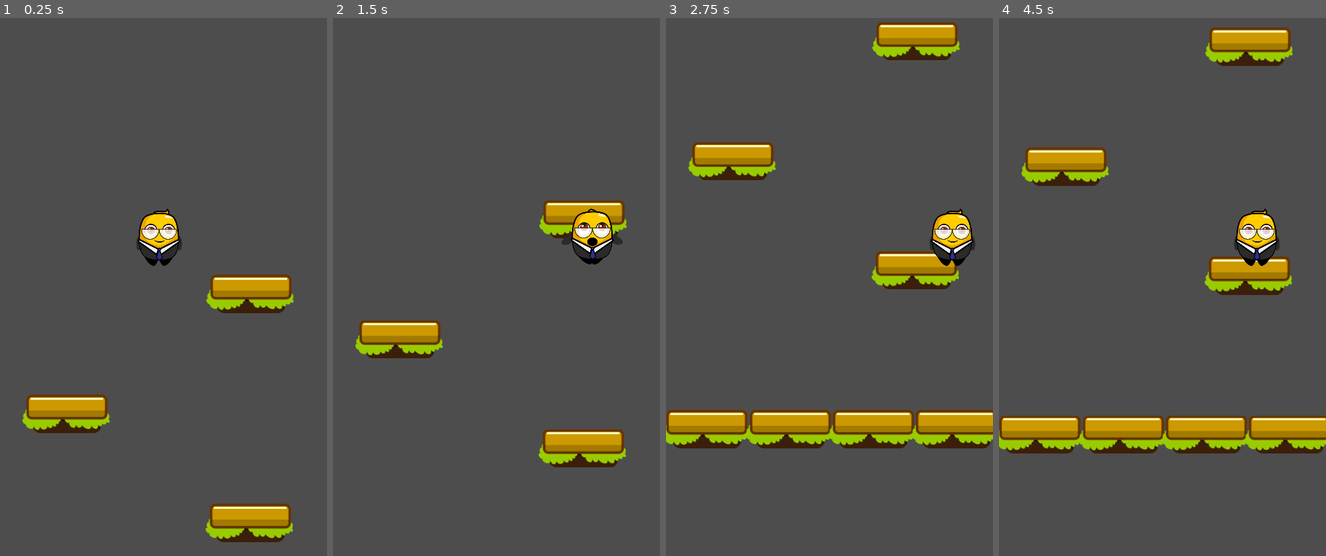
Above: before the commit, frames 1-4 (left to right).
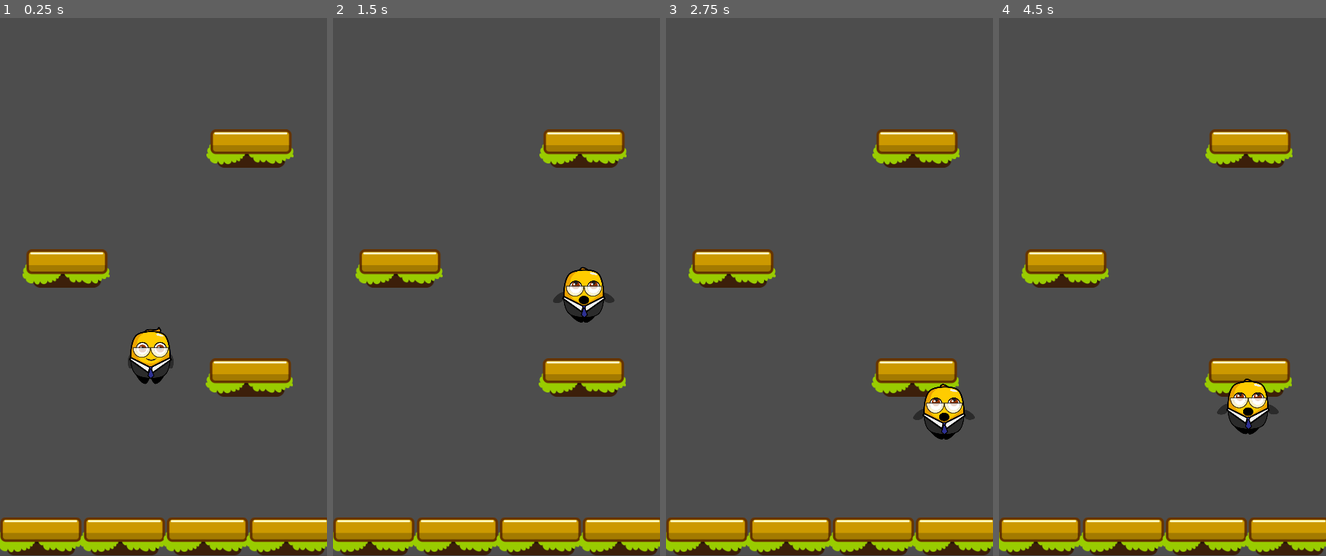
Above: after the commit, the same moments.

Repository: BlurryGames/JumperJam
Game: Godot game, scene res://scenes/main.tscn
Two runs of this game, one before a commit and one after it. Both use one fixed random seed, a clock stepped at 60 frames per second and the inputs below. The project has no main scene, so this scene is started directly.
Inputs:
- Up to frame 1 (0.25 s): no input
- Up to frame 2 (1.5 s): hold D (MoveRight) 0.53-1.28 s; hold A (MoveLeft) from 1.28 s (still down)
- Up to frame 3 (2.75 s): release A (MoveLeft) at 2.03 s; hold D (MoveRight) from 2.03 s (still down)
- Up to frame 4 (4.5 s): release D (MoveRight) at 3.53 s; hold A (MoveLeft) from 3.53 s (still down)

The runs differ from the first frame. In frame 1, 18% of the frame differs, in the area x 0-100%, y 20-100%; in frame 2, 19%; in frame 3, 25%; in frame 4, 25%, in the area x 0-100%, y 1-100%.

Commit message:
Section2: Mobile Gameplay / Lesson9: Camera Limits

Diff:
--- a/Scripts/GameCamera.gd
+++ b/Scripts/GameCamera.gd
@@ -2,8 +2,21 @@
 
 var player: Player = null
 
+var viewportSize: Vector2 = Vector2.ZERO
+
 func _ready()-> void:
-	global_position.x = get_viewport_rect().size.x * 0.5
+	viewportSize = get_viewport_rect().size
+	global_position.x = viewportSize.x * 0.5
+
+	limit_bottom = viewportSize.y
+	limit_left = 0.0
+	limit_right = viewportSize.x
+
+func _process(_delta: float)-> void:
+	if player:
+		var limitDistance: float = 420.0
+		if limit_bottom > player.global_position.y + limitDistance:
+			limit_bottom = player.global_position.y + limitDistance
 
 func _physics_process(_delta: float)-> void:
 	if player:
--- a/scenes/game.tscn
+++ b/scenes/game.tscn
@@ -8,7 +8,7 @@
 script = ExtResource("1_q20c5")
 
 [node name="Player" parent="." instance=ExtResource("2_hvnu1")]
-position = Vector2(262, 210)
+position = Vector2(248, 645)
 
 [node name="Platform" parent="." instance=ExtResource("3_mjv2u")]
 position = Vector2(0, 896)
